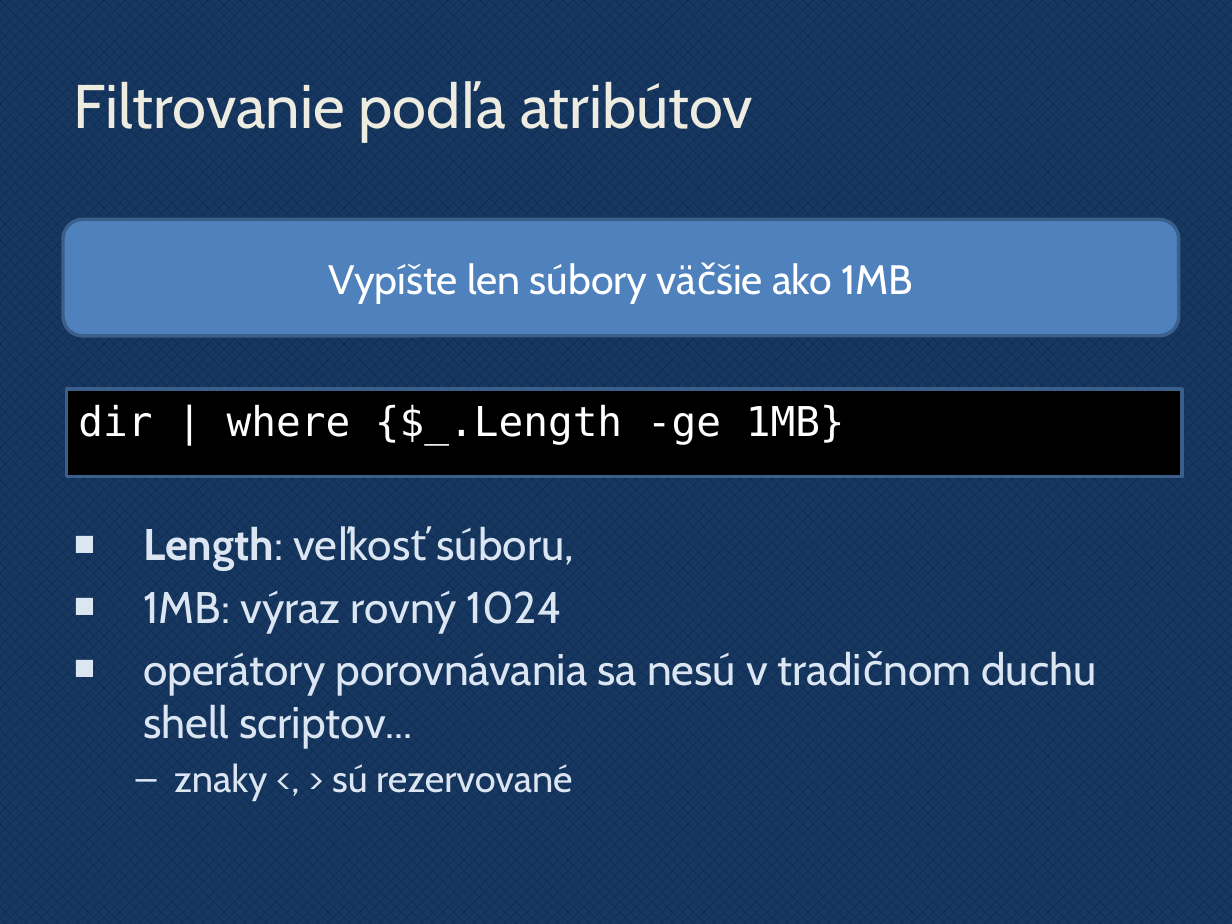
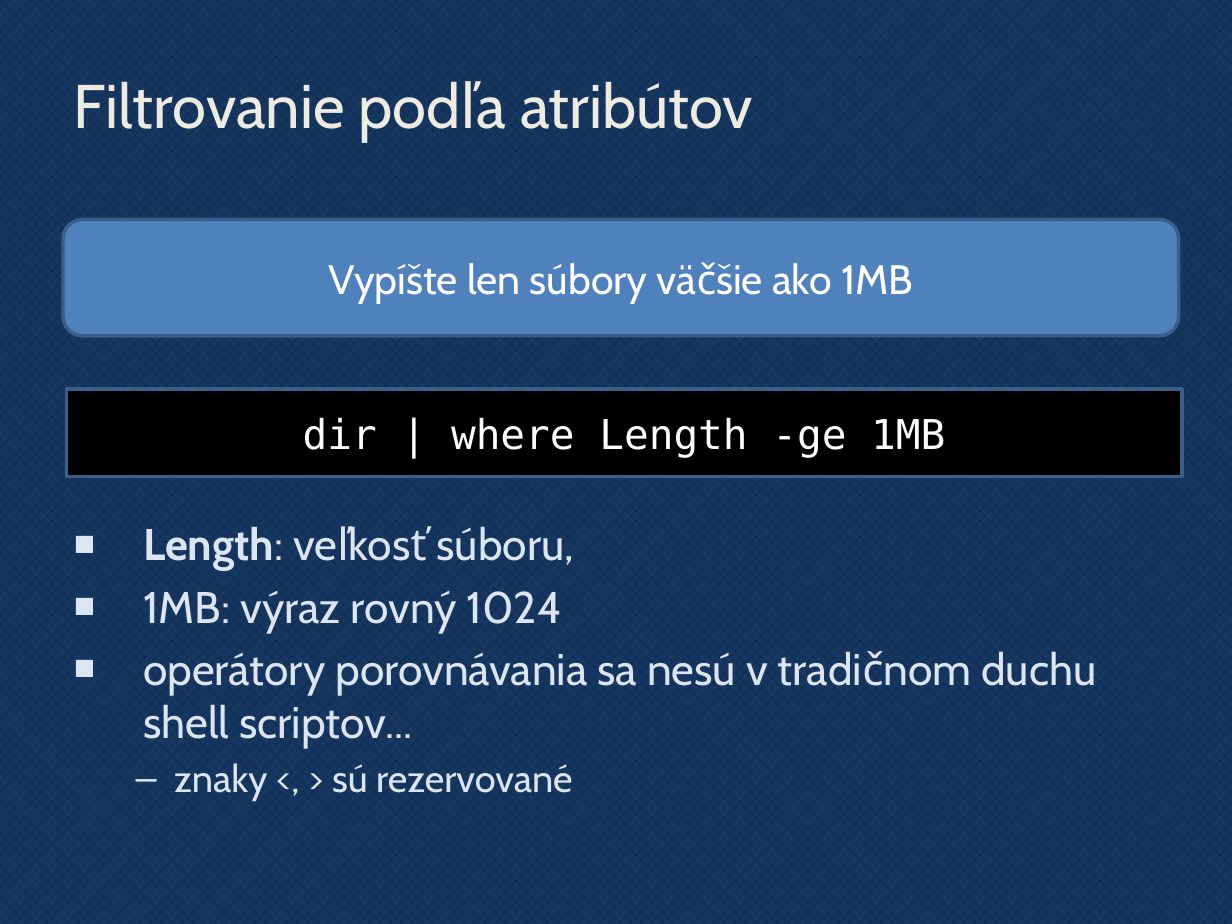
Before and after one commit to novotnyr/powershell-cvicebnica, a slide deck: slide 47 of slides/powershell.pptx. Drawn at 1232x924 pixels with LibreOffice and Linux fonts; fonts in the diff are those of the drawing; background and template pictures are left out. Boxes give left, top, right and bottom in pixels: in the first picture for what was removed or moved away, otherwise in the second. Text is boxed around its words. In the diff, an @@ line names an element or a change of style, - is before the commit and + after.

```diff
--- a/slides/powershell.pptx
+++ b/slides/powershell.pptx
@@ rectangle "dir | where Length -ge ..." at (67,389,1183,477): vertical alignment top to middle @@
@@ text in rectangle at (303,417,945,458): text changed @@
-dir | where {$_.Length -ge 1MB}
+dir | where Length -ge 1MB
```
Also in this commit, not shown: 19 other slides changed, 2 slides added, 1 slide removed, 1 other file.
